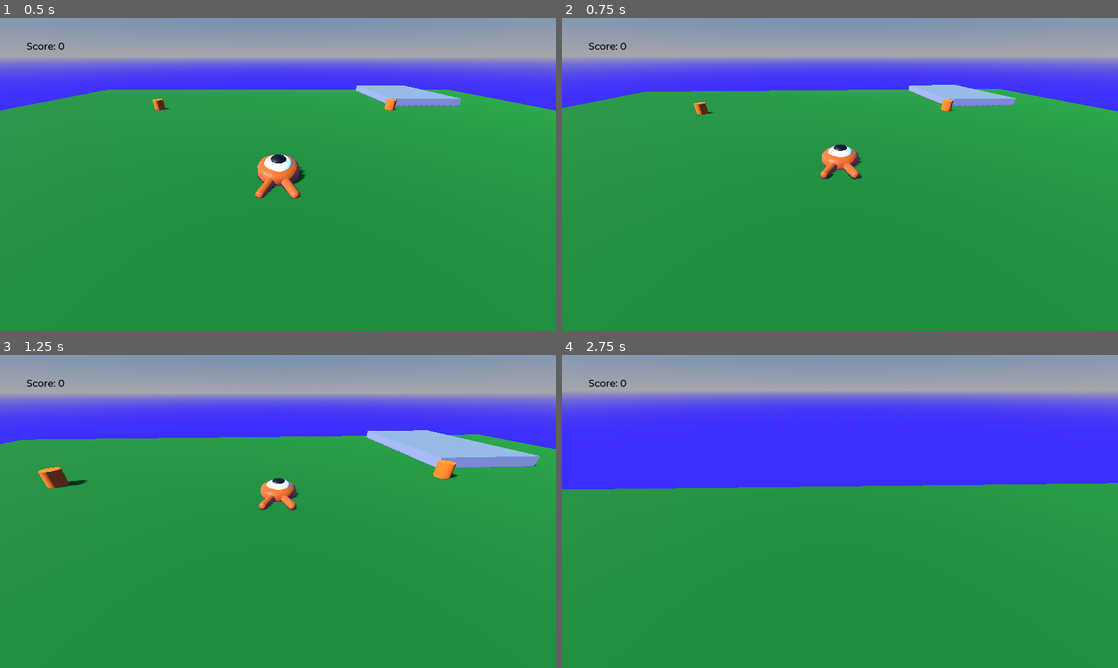
Above: before the commit, frames 1-4 (two rows, left to right).
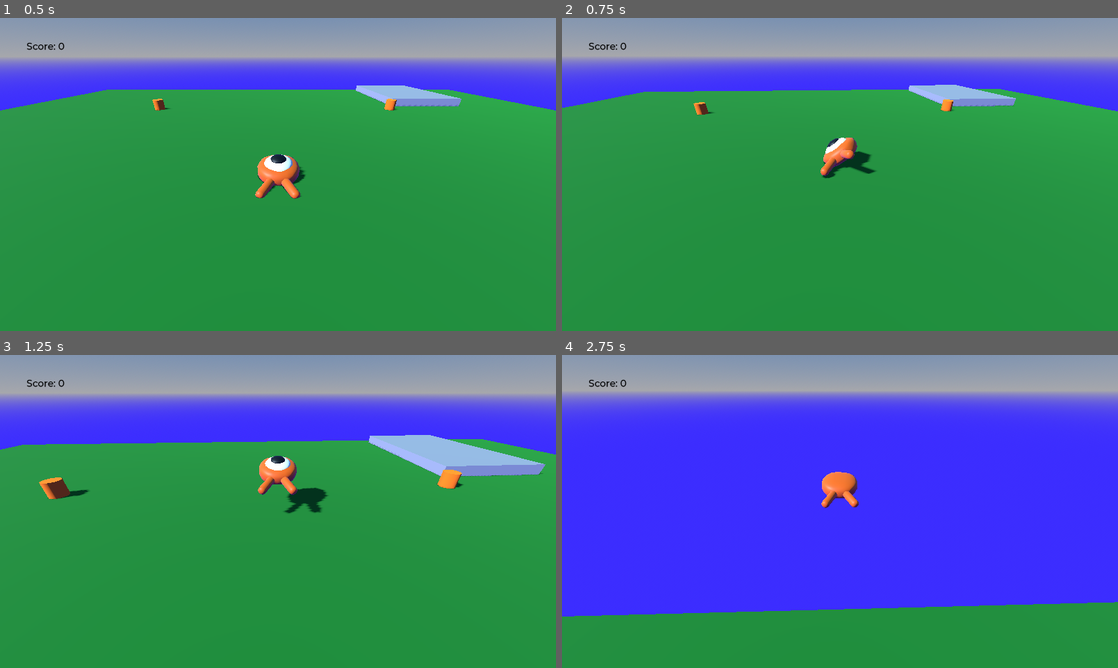
Above: after the commit, the same moments.

Repository: Soarex/Project-3DP
Game: Godot game, scene res://scenes/main.tscn
The game is run twice, just before and just after one commit, with the same random seed, the same clock (stepped at 60 frames per second) and the same inputs.
Inputs (mouse positions are in pixels of both pictures, inside the frame that each line leads up to):
- Up to frame 1 (0.5 s): no input
- Up to frame 2 (0.75 s): tap Enter (ui_accept) at 0.5 s; move the mouse to (867, 174) at 0.52 s; hold Up (move_forward) from 0.53 s (still down); hold Shift (sprint) from 0.53 s (still down); tap E (attack) at 0.6 s
- Up to frame 3 (1.25 s): keep holding Up (move_forward); keep holding Shift (sprint); tap Space (jump) at 0.77, 1.07 s
- Up to frame 4 (2.75 s): keep holding Up (move_forward); move the mouse to (812, 511) at 1.27 s; release Shift (sprint) at 1.28 s; tap Shift (sprint) at 1.35 s; tap Space (jump) at 1.52, 1.55, 1.82, 2.1 s; move the mouse to (851, 505) at 2.02 s; tap E (attack) at 2.3 s

Frame 1 is identical in both runs. In frame 2, 0.8% of the frame differs, in the area x 1-97%, y 21-52%; in frame 3, 4.9%; in frame 4, 40%, in the area x 0-100%, y 37-84%.

Commit message:
Improved attack state

Diff:
--- a/scenes/player.tscn
+++ b/scenes/player.tscn
@@ -34,10 +34,6 @@
 [sub_resource type="SphereShape3D" id="SphereShape3D_757lr"]
 radius = 0.8
 
-[sub_resource type="CylinderShape3D" id="CylinderShape3D_hqwyp"]
-height = 0.268862
-radius = 0.838788
-
 [sub_resource type="Animation" id="Animation_7n2pg"]
 length = 0.001
 tracks/0/type = "value"
@@ -63,49 +59,6 @@
 "transitions": PackedFloat32Array(1),
 "update": 0,
 "values": [Vector3(0, 0, 0)]
-}
-
-[sub_resource type="Animation" id="Animation_jjy1s"]
-resource_name = "attack"
-length = 0.6
-loop_mode = 1
-tracks/0/type = "value"
-tracks/0/imported = false
-tracks/0/enabled = true
-tracks/0/path = NodePath("Pivot/Character:position")
-tracks/0/interp = 1
-tracks/0/loop_wrap = true
-tracks/0/keys = {
-"times": PackedFloat32Array(0, 0.3, 0.599302),
-"transitions": PackedFloat32Array(3.36358, 1, 0.129408),
-"update": 0,
-"values": [Vector3(0, 0, 0), Vector3(0, 0.5, 0), Vector3(0, 0, 0)]
-}
-tracks/1/type = "value"
-tracks/1/imported = false
-tracks/1/enabled = true
-tracks/1/path = NodePath("Pivot/Character:rotation")
-tracks/1/interp = 1
-tracks/1/loop_wrap = true
-tracks/1/keys = {
-"times": PackedFloat32Array(0, 0.1, 0.2, 0.3, 0.402834, 0.5, 0.6),
-"transitions": PackedFloat32Array(0.241484, 1, 1, 1, 1, 1, 1),
-"update": 0,
-"values": [Vector3(0, 0, 0), Vector3(0, 0, 6.28319), Vector3(0, 0, 0), Vector3(0, 0, 6.28319), Vector3(0, 0, 0), Vector3(0, 0, 6.28319), Vector3(0, 0, 0)]
-}
-tracks/2/type = "method"
-tracks/2/imported = false
-tracks/2/enabled = true
-tracks/2/path = NodePath("StateMachine/Attack")
-tracks/2/interp = 1
-tracks/2/loop_wrap = true
-tracks/2/keys = {
-"times": PackedFloat32Array(0.6),
-"transitions": PackedFloat32Array(1),
-"values": [{
-"args": [],
-"method": &"_on_attack_end"
-}]
 }
 
 [sub_resource type="Animation" id="Animation_y1jg1"]
@@ -140,7 +93,6 @@
 [sub_resource type="AnimationLibrary" id="AnimationLibrary_sd4ns"]
 _data = {
 "RESET": SubResource("Animation_7n2pg"),
-"attack": SubResource("Animation_jjy1s"),
 "float": SubResource("Animation_y1jg1")
 }
 
@@ -160,34 +112,9 @@
 process_material = SubResource("ParticleProcessMaterial_mmxqr")
 draw_pass_1 = SubResource("SphereMesh_ovtyc")
 
-[node name="CollisionShape3D" type="CollisionShape3D" parent="."]
+[node name="CharacterShape" type="CollisionShape3D" parent="."]
 transform = Transform3D(1, 0, 0, 0, 1, 0, 0, 0, 1, 0, 0.802438, 0)
 shape = SubResource("SphereShape3D_757lr")
-
-[node name="MobDetector" type="Area3D" parent="."]
-collision_layer = 0
-collision_mask = 2
-monitorable = false
-
-[node name="CollisionShape3D" type="CollisionShape3D" parent="MobDetector"]
-transform = Transform3D(1, 0, 0, 0, 1, 0, 0, 0, 1, 0, 0.558149, 0)
-shape = SubResource("CylinderShape3D_hqwyp")
-
-[node name="AnimationPlayer" type="AnimationPlayer" parent="."]
-autoplay = "float"
-libraries = {
-"": SubResource("AnimationLibrary_sd4ns")
-}
-
-[node name="SpringArm3D" type="SpringArm3D" parent="."]
-transform = Transform3D(1, 0, 0, 0, 0.866025, 0.5, 0, -0.5, 0.866025, 0, 0, 0)
-collision_mask = 0
-spring_length = 10.0
-margin = 0.1
-script = ExtResource("3_v5135")
-
-[node name="Camera3D" type="Camera3D" parent="SpringArm3D"]
-current = true
 
 [node name="StateMachine" type="Node" parent="."]
 script = ExtResource("4_sltfi")
@@ -211,4 +138,18 @@
 [node name="PlayerCharacterInput" type="Node" parent="."]
 script = ExtResource("10_mf0wt")
 
-[connection signal="body_entered" from="MobDetector" to="." method="_on_mob_detector_body_entered"]
+[node name="CameraSpringArm" type="SpringArm3D" parent="."]
+transform = Transform3D(1, 0, 0, 0, 0.866025, 0.5, 0, -0.5, 0.866025, 0, 0, 0)
+collision_mask = 0
+spring_length = 10.0
+margin = 0.1
+script = ExtResource("3_v5135")
+
+[node name="Camera" type="Camera3D" parent="CameraSpringArm"]
+current = true
+
+[node name="AnimationPlayer" type="AnimationPlayer" parent="."]
+autoplay = "float"
+libraries = {
+"": SubResource("AnimationLibrary_sd4ns")
+}
--- a/scripts/player/attack_state.gd
+++ b/scripts/player/attack_state.gd
@@ -1,17 +1,44 @@
 extends PlayerState
 
+var start_time := 0.0
+
+func check_transitions() -> bool:
+	if Time.get_unix_time_from_system() - start_time > player.attack_duration:
+		state_machine.transition_to("Idle")
+		return true
+
+	return false
+
+
 func enter(msg = {}) -> void:
+	player.animation_player.stop()
+	start_time = Time.get_unix_time_from_system()
+
+
+func exit() -> void:
 	player.input.attack_requested = false
-	player.animation_player.speed_scale = 1
-	player.animation_player.play("attack")
+	player.character.rotation.z = 0
 
 
 func update(delta: float) -> void:
-	pass
+	if check_transitions():
+		return
 
+	player.character.rotate_z((PI * player.attack_rotation_speed) * delta)
 
 func physics_update(delta: float) -> void:
-	pass
+	for index in range(player.get_slide_collision_count()):
+		var collision = player.get_slide_collision(index)
+
+		if (collision.get_collider() == null):
+			continue
+
+		if collision.get_collider().is_in_group("mob"):
+			var mob = collision.get_collider()
+			mob.squash()
+
+	player.target_velocity = player.pivot.basis * (Vector3.FORWARD * player.attack_dash_speed)
+
 
 func _on_attack_end() -> void:
 	state_machine.transition_to("Idle")
--- a/scripts/player/fall_state.gd
+++ b/scripts/player/fall_state.gd
@@ -30,7 +30,7 @@
 
 	player.target_velocity.y = player.target_velocity.y - (player.fall_acceleration * delta)
 
-	var direction = player.get_move_direction()
+	var direction = player.get_camera_space_direction()
 
 	if direction == Vector3.ZERO:
 		return
--- a/scripts/player/player.gd
+++ b/scripts/player/player.gd
@@ -3,23 +3,26 @@
 
 signal hit
 
-@export var speed := 14
-@export var sprint_speed := 19
-@export var fall_acceleration := 75
-@export var jump_impulse := 20
-@export var bounce_impulse := 16
-@export var camera_follow_speed := 8
-@export var attack_duration := 1
+@export var speed := 14.0
+@export var sprint_speed := 19.0
+@export var fall_acceleration := 75.0
+@export var jump_impulse := 20.0
+@export var bounce_impulse := 16.0
+@export var camera_follow_speed := 8.0
+@export var attack_duration := 0.5
+@export var attack_dash_speed := 20.0
+@export var attack_rotation_speed := 36.0
 
 var target_velocity := Vector3.ZERO
 
 @onready var input: CharacterInput = $PlayerCharacterInput
-@onready var spring_arm: SpringArm3D = $SpringArm3D
+@onready var spring_arm: SpringArm3D = $CameraSpringArm
 @onready var pivot: Node3D = $Pivot
+@onready var character: Node3D = $Pivot/Character
 @onready var particle_system: GPUParticles3D = $Pivot/ParticleSystem
 @onready var animation_player: AnimationPlayer = $AnimationPlayer
 
-func get_move_direction() -> Vector3:
+func get_camera_space_direction() -> Vector3:
 	var rotated_direction = input.direction
 	rotated_direction = rotated_direction.rotated(Vector3.UP, spring_arm.rotation.y).normalized()
 
@@ -45,25 +48,6 @@
 	spring_arm.position = lerp(spring_arm.position, position, delta * camera_follow_speed)
 
 
-func check_collisions() -> void:
-	for index in range(get_slide_collision_count()):
-		var collision = get_slide_collision(index)
-
-		if (collision.get_collider() == null):
-			continue
-
-		if collision.get_collider().is_in_group("mob"):
-			var mob = collision.get_collider()
-
-			if Vector3.UP.dot(collision.get_normal()) > 0.1:
-				mob.squash()
-				target_velocity.y = bounce_impulse
-
-
 func die() -> void:
 	hit.emit()
 	queue_free()
-
-
-func _on_mob_detector_body_entered(body) -> void:
-	die()
--- a/scripts/player/run_state.gd
+++ b/scripts/player/run_state.gd
@@ -33,7 +33,7 @@
 	if check_transitions():
 		return
 
-	var direction = player.get_move_direction()
+	var direction = player.get_camera_space_direction()
 
 	var speed := 0.0
 	if player.input.sprinting:
Not shown: 1 places in scenes/player.tscn that only renumber resources
